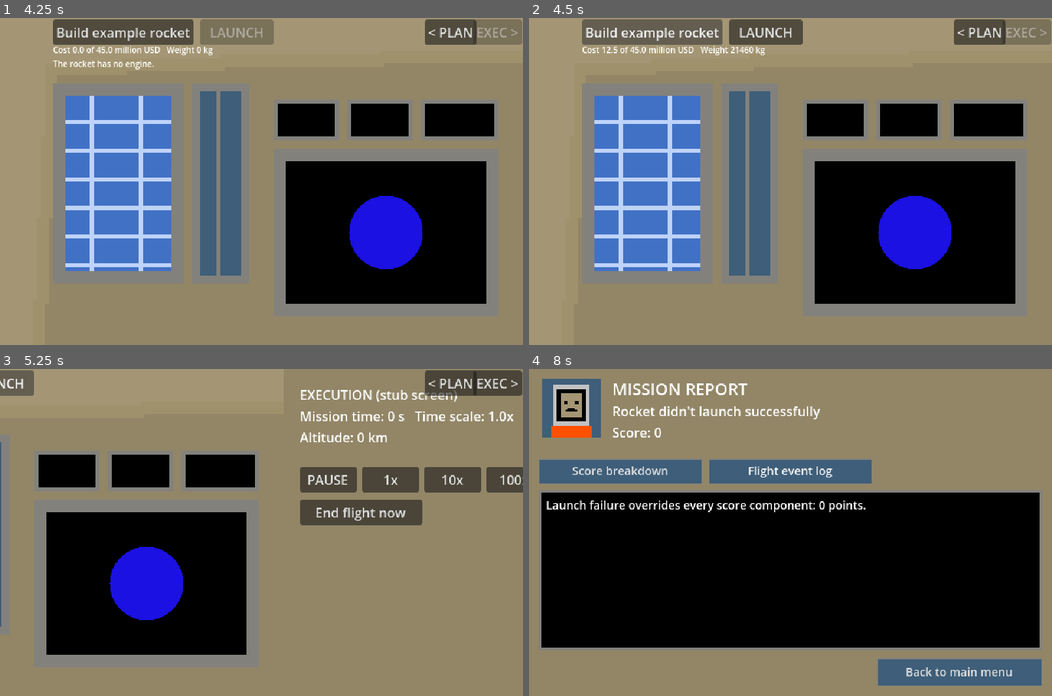
Above: before the commit, frames 1-4 (two rows, left to right).
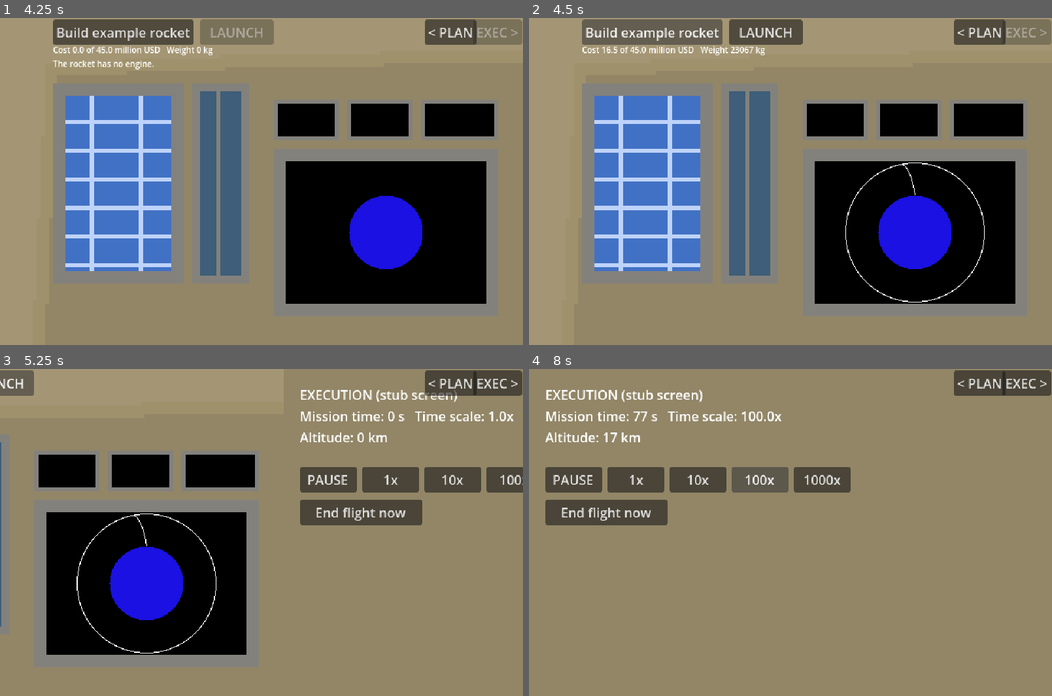
Above: after the commit, the same moments.

Repository: IlayLa/OrbitOrange
Game: Godot game, scene res://scenes/MainMenu.tscn
The game is run twice, just before and just after one commit, with the same random seed, the same clock (stepped at 60 frames per second) and the same inputs.
Inputs:
- Up to frame 1 (4.25 s): click "Start new game" at 0.5 s; click "First orbit 30 million USD" at 1.25 s; click "Higher horizons 45 million USD" at 2 s; click "High-orbit Earth imaging" at 2.75 s; click "Accept mission" at 3.5 s
- Up to frame 2 (4.5 s): click "Build example rocket" at 4.25 s
- Up to frame 3 (5.25 s): click "LAUNCH" at 5 s
- Up to frame 4 (8 s): click "1x" at 5.75 s; click "10x" at 6.5 s; click "100x" at 7.25 s

Frame 1 is identical in both runs. In frame 2, 0.3% of the frame differs, in the area x 14-88%, y 8-87%; in frame 3, 0.2%; in frame 4, 59%, in the area x 2-100%, y 0-97%.

Commit message:
T09: integration test and ExampleFlight helper; playable example rocket
ExampleFlight builds T02's reference rocket, the launch angle whose apoapsis is
at the target altitude (bisection) and the circularising pulse. The new
tests/test_integration.gd flies it from the pad to a score, and flies a solid
motor to a launch failure. "Build example rocket" in the stub planning console
now uses the helper and notifies both design and plan changes.

Co-Authored-By: Claude Sonnet 5.5 <noreply@anthropic.com>

Diff:
--- /dev/null
+++ b/scripts/core/ExampleFlight.gd
@@ -0,0 +1,118 @@
+class_name ExampleFlight
+extends RefCounted
+## A worked example that reaches orbit: T02's reference rocket, the launch angle
+## whose apoapsis is at the mission's target altitude, and one pulse at that
+## apoapsis that makes the orbit circular. The stub planning screen uses it for
+## "Build example rocket", and the integration test flies it from the pad to a
+## score. Added by T09. Static functions only; it keeps no state.
+
+const FIRST_STAGE_ENGINE_PART_ID := "engine_liquid_basic"
+const FIRST_STAGE_TANK_PART_ID := "tank_aluminium_basic"
+const SECOND_STAGE_ENGINE_PART_ID := "engine_liquid_small"
+const SECOND_STAGE_TANK_PART_ID := "tank_aluminium_blowdown"
+const PAYLOAD_PART_IDS: Array[String] = ["science_camera_basic", "telemetry_altimeter_basic"]
+## The search stays strictly inside these angles: a vertical launch (90 degrees)
+## and a horizontal launch (0 degrees) are degenerate.
+const LOWEST_LAUNCH_ANGLE_DEGREES := 1.0
+const HIGHEST_LAUNCH_ANGLE_DEGREES := 89.0
+## 60 halvings shrink the 88 degree interval far below floating point resolution.
+const BISECTION_ITERATION_COUNT := 60
+
+
+## Replaces the stages and payload of the design with the reference rocket and
+## sets the plan to match: the first stage fires at launch, the launch angle puts
+## the apoapsis at the mission's target altitude, and one pulse of the second
+## stage at the apoapsis makes the orbit circular. The existing pulses and launch
+## stages of the plan are replaced. Does nothing to GameState.
+static func fill_reference_flight(design: RocketDesign, plan: MissionPlan, mission: Dictionary) -> void:
+	fill_reference_rocket(design, plan)
+	plan.launch_angle_radians = find_launch_angle_radians(design, plan, mission)
+	plan.pulses.clear()
+	plan.pulses.append(create_circularizing_pulse(design, plan, mission))
+
+
+## Replaces the stages and payload of the design with the reference rocket (16.5
+## million USD) and makes its first stage the only launch stage of the plan. The
+## launch angle and the pulses of the plan are left alone.
+static func fill_reference_rocket(design: RocketDesign, plan: MissionPlan) -> void:
+	design.stages.clear()
+	design.payload_part_ids.clear()
+	var first_stage: Stage = design.add_stage(FIRST_STAGE_ENGINE_PART_ID, FIRST_STAGE_TANK_PART_ID)
+	design.add_stage(SECOND_STAGE_ENGINE_PART_ID, SECOND_STAGE_TANK_PART_ID)
+	design.payload_part_ids.append_array(PAYLOAD_PART_IDS)
+	plan.launch_stage_ids.clear()
+	plan.launch_stage_ids.append(first_stage.stage_id)
+
+
+## The launch angle in radians above the horizontal whose orbit has its apoapsis
+## at the mission's target altitude, found by bisection between 1 and 89 degrees
+## (the apoapsis rises with the angle). The design and the launch stages of the
+## plan decide the burnout speed. When the target is out of reach, the result is
+## the nearest end of the interval.
+static func find_launch_angle_radians(design: RocketDesign, plan: MissionPlan, mission: Dictionary) -> float:
+	var body: Dictionary = GameData.body(mission.get("body_id", "earth"))
+	var target_apoapsis_radius_meters: float = (
+			float(body["radius_meters"]) + 1000.0 * float(mission["target"]["altitude_kilometers"]))
+	var burnout_speed_meters_per_second: float = _burnout_speed_meters_per_second(design, plan, mission)
+	var launch_site_angle_radians: float = _launch_site_angle_radians(mission)
+	var lowest_angle_radians: float = deg_to_rad(LOWEST_LAUNCH_ANGLE_DEGREES)
+	var highest_angle_radians: float = deg_to_rad(HIGHEST_LAUNCH_ANGLE_DEGREES)
+	for iteration_index in BISECTION_ITERATION_COUNT:
+		var middle_angle_radians: float = 0.5 * (lowest_angle_radians + highest_angle_radians)
+		var apoapsis_radius_meters: float = launch_apoapsis_radius_meters(
+				body, launch_site_angle_radians, burnout_speed_meters_per_second, middle_angle_radians)
+		if apoapsis_radius_meters < target_apoapsis_radius_meters:
+			lowest_angle_radians = middle_angle_radians
+		else:
+			highest_angle_radians = middle_angle_radians
+	return 0.5 * (lowest_angle_radians + highest_angle_radians)
+
+
+## Distance from the body's centre of the apoapsis reached after burnout at the
+## given speed and launch angle, in meters. INF when the path is open.
+static func launch_apoapsis_radius_meters(
+		body: Dictionary,
+		launch_site_angle_radians: float,
+		burnout_speed_meters_per_second: float,
+		launch_angle_radians: float) -> float:
+	var launch_state: OrbitState = Kepler.launch_state(
+			body, launch_site_angle_radians, burnout_speed_meters_per_second, launch_angle_radians)
+	var elements: OrbitElements = Kepler.elements_from_state(
+			body[OrbitModel.GRAVITATIONAL_PARAMETER_KEY], launch_state)
+	return elements.apoapsis_radius_meters
+
+
+## The pulse that makes the orbit circular, for the launch angle already set in
+## the plan: the second stage fires along the velocity at the apoapsis, by
+## sqrt(gravitational_parameter / apoapsis radius) minus the speed there. The
+## launch is counter-clockwise, so the apoapsis lies in the direction of the
+## argument of periapsis plus PI. The pulse is not added to the plan.
+static func create_circularizing_pulse(design: RocketDesign, plan: MissionPlan, mission: Dictionary) -> Pulse:
+	var body: Dictionary = GameData.body(mission.get("body_id", "earth"))
+	var gravitational_parameter: float = body[OrbitModel.GRAVITATIONAL_PARAMETER_KEY]
+	var launch_state: OrbitState = Kepler.launch_state(
+			body,
+			_launch_site_angle_radians(mission),
+			_burnout_speed_meters_per_second(design, plan, mission),
+			plan.launch_angle_radians)
+	var elements: OrbitElements = Kepler.elements_from_state(gravitational_parameter, launch_state)
+	var apoapsis_radius_meters: float = elements.apoapsis_radius_meters
+	var speed_at_apoapsis_meters_per_second: float = absf(Kepler.signed_angular_momentum(launch_state)) / apoapsis_radius_meters
+	var pulse := Pulse.new()
+	pulse.pulse_id = plan.next_free_pulse_id()
+	pulse.stage_id = design.stages[design.stages.size() - 1].stage_id
+	pulse.polar_angle_radians = fposmod(elements.argument_of_periapsis_radians + PI, TAU)
+	pulse.delta_v_along_velocity_meters_per_second = (
+			Kepler.circular_speed_meters_per_second(gravitational_parameter, apoapsis_radius_meters)
+			- speed_at_apoapsis_meters_per_second)
+	return pulse
+
+
+static func _burnout_speed_meters_per_second(design: RocketDesign, plan: MissionPlan, mission: Dictionary) -> float:
+	var launch_loss_meters_per_second: float = mission.get("launch_loss_meters_per_second", 0.0)
+	return RocketModel.summarize_plan(design, plan, launch_loss_meters_per_second).burnout_speed_meters_per_second
+
+
+static func _launch_site_angle_radians(mission: Dictionary) -> float:
+	var launch_site: Dictionary = mission.get("launch_site", {})
+	return deg_to_rad(launch_site.get("polar_angle_degrees", 90.0))
--- a/scripts/design/PlanningConsole.gd
+++ b/scripts/design/PlanningConsole.gd
@@ -5,7 +5,7 @@
 ## Requirements: context/plan_draft.md, section "PLANNING half".
 ##
 ## STUB(T06): shows the overview mock-up, a live orbit monitor, one button
-## that builds a fixed example rocket and the Launch button. No zoom, no chips.
+## that builds ExampleFlight's rocket, launch angle and pulse, and the Launch button. No zoom, no chips.
 ## T06 replaces this file.
 
 var _orbit_monitor: OrbitView
@@ -56,13 +56,11 @@
 
 
 func _on_build_example_rocket_pressed() -> void:
-	var design: RocketDesign = GameState.design
-	if design.stages.is_empty():
-		var first_stage: Stage = design.add_stage("engine_liquid_basic", "tank_aluminium_basic")
-		design.payload_part_ids.append("telemetry_altimeter_basic")
-		design.payload_part_ids.append("science_camera_basic")
-		GameState.plan.launch_stage_ids.append(first_stage.stage_id)
+	if GameState.mission.is_empty():
+		return
+	ExampleFlight.fill_reference_flight(GameState.design, GameState.plan, GameState.mission)
 	GameState.notify_design_changed()
+	GameState.notify_plan_changed()
 
 
 func _on_launch_pressed() -> void:
--- /dev/null
+++ b/tests/test_integration.gd
@@ -0,0 +1,180 @@
+extends RefCounted
+## Flies real rockets from the pad to a score, through the public functions of
+## every module: GameState, PlanResolver, RocketModel, Kepler, OrbitModel,
+## FlightSimulation and Scoring. Added by T09.
+
+const Flight = preload("res://autoload/FlightSimulation.gd")
+const MISSION_ID := "low_earth_orbit_placeholder"
+const SCIENCE_MISSION_ID := "earth_imaging"
+const SOLID_ENGINE_PART_ID := "engine_solid_basic"
+const CAMERA_PART_ID := "science_camera_basic"
+## Simulated seconds handed to advance_simulation per call.
+const ADVANCE_CHUNK_SECONDS := 500.0
+## A flight that has not ended after this many chunks is a bug, not a slow test.
+const MAXIMUM_CHUNK_COUNT := 200
+const MINIMUM_SUCCESS_POINTS := 70.0
+const SUCCESS_BAND_NAMES: Array[String] = ["Success", "Great Success", "Perfect", "Scientific Breakthrough"]
+
+
+func run_tests(report: TestReport) -> void:
+	var saved_mission: Dictionary = GameState.mission
+	var saved_science_mission_id: String = GameState.science_mission_id
+	var saved_side_quest_ids: Array[String] = GameState.side_quest_ids
+	var saved_budget_million_usd: float = GameState.budget_million_usd
+	var saved_design: RocketDesign = GameState.design
+	var saved_plan: MissionPlan = GameState.plan
+	var saved_summary: PlanSummary = GameState.summary
+	var saved_trajectory: Trajectory = GameState.trajectory
+	var saved_flight_result: FlightResult = GameState.flight_result
+	var saved_score: ScoreReport = GameState.score
+
+	_check_example_flight_setup(report)
+	_check_winning_flight(report)
+	_check_failing_flight(report)
+
+	GameState.mission = saved_mission
+	GameState.science_mission_id = saved_science_mission_id
+	GameState.side_quest_ids = saved_side_quest_ids
+	GameState.budget_million_usd = saved_budget_million_usd
+	GameState.design = saved_design
+	GameState.plan = saved_plan
+	GameState.summary = saved_summary
+	GameState.trajectory = saved_trajectory
+	GameState.flight_result = saved_flight_result
+	GameState.score = saved_score
+
+
+## The shared helper builds the reference rocket and a launch angle whose
+## apoapsis is at the target altitude.
+func _check_example_flight_setup(report: TestReport) -> void:
+	var mission: Dictionary = GameData.mission(MISSION_ID)
+	var body: Dictionary = GameData.body(mission["body_id"])
+	var design := RocketDesign.new()
+	var plan := MissionPlan.new()
+	ExampleFlight.fill_reference_flight(design, plan, mission)
+	report.check(design.stages.size() == 2, "the example rocket has two stages")
+	report.check(design.payload_part_ids.size() == 2, "the example rocket carries a camera and an altimeter")
+	report.check(plan.launch_stage_ids == [design.stages[0].stage_id], "only the first stage fires at launch")
+	report.check(plan.pulses.size() == 1, "the example plan has one pulse")
+	var summary: PlanSummary = RocketModel.summarize_plan(design, plan, mission["launch_loss_meters_per_second"])
+	report.check_close(summary.cost_million_usd, 16.5, 0.0001, "the example rocket costs 16.5 million USD")
+	report.check(summary.blocking_problems.is_empty(), "nothing blocks the launch of the example rocket")
+	var apoapsis_radius_meters: float = ExampleFlight.launch_apoapsis_radius_meters(
+			body, deg_to_rad(mission["launch_site"]["polar_angle_degrees"]),
+			summary.burnout_speed_meters_per_second, plan.launch_angle_radians)
+	var target_apoapsis_radius_meters: float = (
+			float(body["radius_meters"]) + 1000.0 * float(mission["target"]["altitude_kilometers"]))
+	report.check_close(apoapsis_radius_meters, target_apoapsis_radius_meters, 1.0,
+			"the example launch angle puts the apoapsis at the target altitude")
+	var launch_angle_degrees: float = rad_to_deg(plan.launch_angle_radians)
+	report.check(launch_angle_degrees > 1.0 and launch_angle_degrees < 89.0,
+			"the example launch angle is strictly between 1 and 89 degrees (%.4f)" % launch_angle_degrees)
+
+
+func _check_winning_flight(report: TestReport) -> void:
+	var no_side_quest_ids: Array[String] = []
+	GameState.select_mission(MISSION_ID, SCIENCE_MISSION_ID, no_side_quest_ids)
+	var mission: Dictionary = GameState.mission
+	var body: Dictionary = GameData.body(mission["body_id"])
+	var gravitational_parameter: float = body[OrbitModel.GRAVITATIONAL_PARAMETER_KEY]
+	var design := RocketDesign.new()
+	var plan := MissionPlan.new()
+	ExampleFlight.fill_reference_flight(design, plan, mission)
+	GameState.design = design
+	GameState.plan = plan
+	GameState.notify_design_changed()
+
+	var summary: PlanSummary = GameState.summary
+	var launch_state: OrbitState = Kepler.launch_state(
+			body, deg_to_rad(mission["launch_site"]["polar_angle_degrees"]),
+			summary.burnout_speed_meters_per_second, plan.launch_angle_radians)
+	var launch_elements: OrbitElements = Kepler.elements_from_state(gravitational_parameter, launch_state)
+	var apoapsis_altitude_kilometers: float = (launch_elements.apoapsis_radius_meters - float(body["radius_meters"])) / 1000.0
+	var pulse: Pulse = plan.pulses[0]
+	report.check(summary.is_pulse_affordable.size() == 1 and summary.is_pulse_affordable[0],
+			"the second stage can deliver the circularising pulse of %.1f m/s" % pulse.delta_v_along_velocity_meters_per_second)
+	report.check(GameState.trajectory.status == Trajectory.Status.REACHES_ORBIT,
+			"the planned trajectory reaches orbit")
+
+	var pulse_outcomes: Array[BurnOutcome] = []
+	var result: FlightResult = _fly(design, plan, mission, pulse_outcomes)
+	report.check(result != null, "the winning flight ends within %d simulated seconds" % int(ADVANCE_CHUNK_SECONDS * MAXIMUM_CHUNK_COUNT))
+	if result == null:
+		return
+	report.check(pulse_outcomes.size() == 1 and pulse_outcomes[0].did_fire, "the pulse fires once during the flight")
+	GameState.finish_flight(result)
+	var score: ScoreReport = GameState.score
+	var target: Dictionary = mission["target"]
+	var end_reason_name: String = FlightResult.EndReason.keys()[result.end_reason]
+	report.check(result.end_reason == FlightResult.EndReason.MISSION_COMPLETED,
+			"the winning flight ends as MISSION_COMPLETED (got %s)" % end_reason_name)
+	report.check(result.did_reach_orbit, "the winning flight reaches orbit")
+	if result.final_elements == null:
+		report.check(false, "the winning flight reports its final orbit")
+		return
+	var final_altitude_kilometers: float = (result.final_elements.semi_major_axis_meters - float(body["radius_meters"])) / 1000.0
+	report.check_close(final_altitude_kilometers, float(target["altitude_kilometers"]),
+			float(target["altitude_tolerance_kilometers"]),
+			"final semi-major-axis altitude in kilometers (burnout %.1f m/s, launch angle %.4f degrees, apoapsis before the pulse %.2f km, pulse %.1f m/s)" % [
+				summary.burnout_speed_meters_per_second, rad_to_deg(plan.launch_angle_radians),
+				apoapsis_altitude_kilometers, pulse.delta_v_along_velocity_meters_per_second])
+	report.check_close(result.final_elements.eccentricity, float(target["eccentricity"]),
+			float(target["eccentricity_tolerance"]), "final eccentricity")
+	var required_data_megabits: float = GameState.science_mission()["required_data_megabits"]
+	report.check(result.data_delivered_megabits >= required_data_megabits,
+			"data delivered %.1f megabits, required %.1f (reserve delta-v %.1f m/s)" % [
+				result.data_delivered_megabits, required_data_megabits, result.reserve_delta_v_meters_per_second])
+	var line_texts: Array[String] = []
+	for line in score.lines:
+		line_texts.append("%s / %s %.2f of %.2f" % [line.part_name, line.line_name, line.points, line.maximum_points])
+	report.check(score.total_points >= MINIMUM_SUCCESS_POINTS and SUCCESS_BAND_NAMES.has(score.band_name),
+			"total score %.2f, band %s; lines: %s" % [score.total_points, score.band_name, "; ".join(PackedStringArray(line_texts))])
+	report.check(not score.is_launch_failure, "the winning flight is not scored as a launch failure")
+	print("  INFO  final eccentricity %s, final semi-major axis altitude %s km, flight duration %s s" % [
+		String.num_scientific(result.final_elements.eccentricity), final_altitude_kilometers,
+		result.flight_duration_seconds])
+
+
+## A solid motor that burns out far below orbital speed falls back to the ground.
+func _check_failing_flight(report: TestReport) -> void:
+	var no_side_quest_ids: Array[String] = []
+	GameState.select_mission(MISSION_ID, SCIENCE_MISSION_ID, no_side_quest_ids)
+	var mission: Dictionary = GameState.mission
+	var design := RocketDesign.new()
+	var solid_stage: Stage = design.add_stage(SOLID_ENGINE_PART_ID)
+	design.payload_part_ids.append(CAMERA_PART_ID)
+	var plan := MissionPlan.new()
+	plan.launch_stage_ids.append(solid_stage.stage_id)
+	plan.launch_angle_radians = deg_to_rad(30.0)
+	GameState.design = design
+	GameState.plan = plan
+	GameState.notify_design_changed()
+
+	var pulse_outcomes: Array[BurnOutcome] = []
+	var result: FlightResult = _fly(design, plan, mission, pulse_outcomes)
+	report.check(result != null, "the failing flight ends within %d simulated seconds" % int(ADVANCE_CHUNK_SECONDS * MAXIMUM_CHUNK_COUNT))
+	if result == null:
+		return
+	GameState.finish_flight(result)
+	var end_reason_name: String = FlightResult.EndReason.keys()[result.end_reason]
+	report.check(result.end_reason == FlightResult.EndReason.LAUNCH_FAILURE,
+			"the solid-motor flight ends as LAUNCH_FAILURE (got %s)" % end_reason_name)
+	report.check(GameState.score.is_launch_failure, "the launch failure is scored as one")
+	report.check_close(GameState.score.total_points, 0.0, 0.0, "a launch failure scores exactly 0")
+
+
+## Flies the plan at time scale 1 until flight_ended fires, in chunks, and
+## returns the result, or null when the flight has not ended after
+## MAXIMUM_CHUNK_COUNT chunks. Every pulse outcome is appended to pulse_outcomes.
+func _fly(design: RocketDesign, plan: MissionPlan, mission: Dictionary, pulse_outcomes: Array[BurnOutcome]) -> FlightResult:
+	var flight := Flight.new()
+	var results: Array[FlightResult] = []
+	flight.flight_ended.connect(func(result: FlightResult) -> void: results.append(result))
+	flight.pulse_fired.connect(func(_pulse_index: int, outcome: BurnOutcome) -> void: pulse_outcomes.append(outcome))
+	flight.start_flight(design, plan, mission, 1)
+	for chunk_index in MAXIMUM_CHUNK_COUNT:
+		if not results.is_empty():
+			break
+		flight.advance_simulation(ADVANCE_CHUNK_SECONDS)
+	flight.free()
+	return null if results.is_empty() else results[0]
Not shown, added: scripts/core/ExampleFlight.gd.uid
Not shown, added: tests/test_integration.gd.uid
